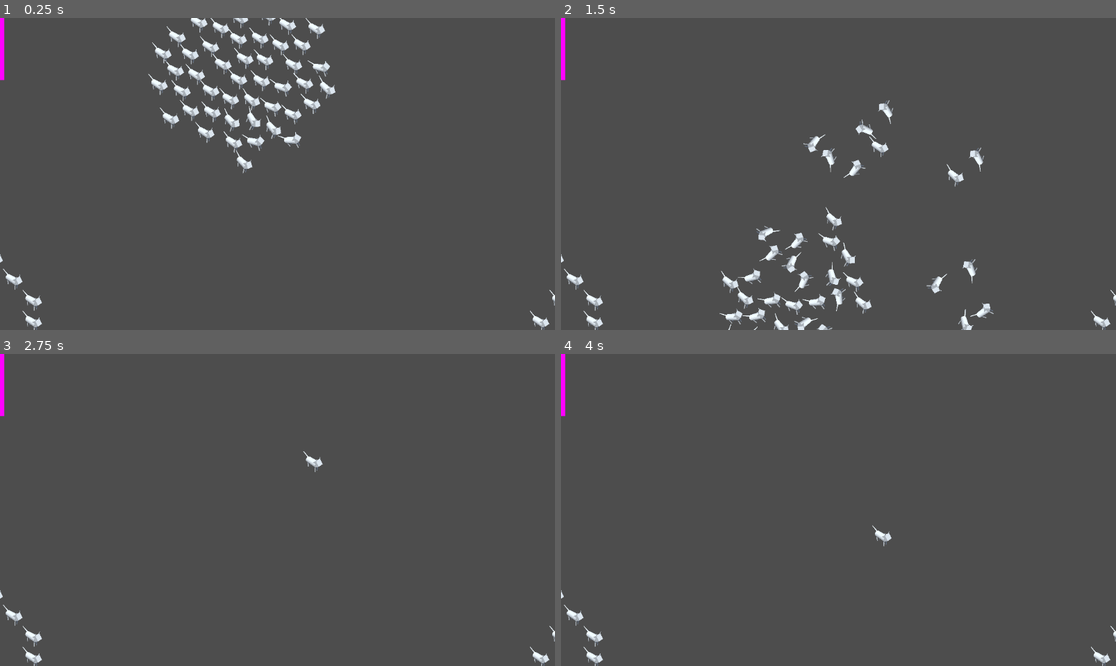
Above: before the commit, frames 1-4 (two rows, left to right).
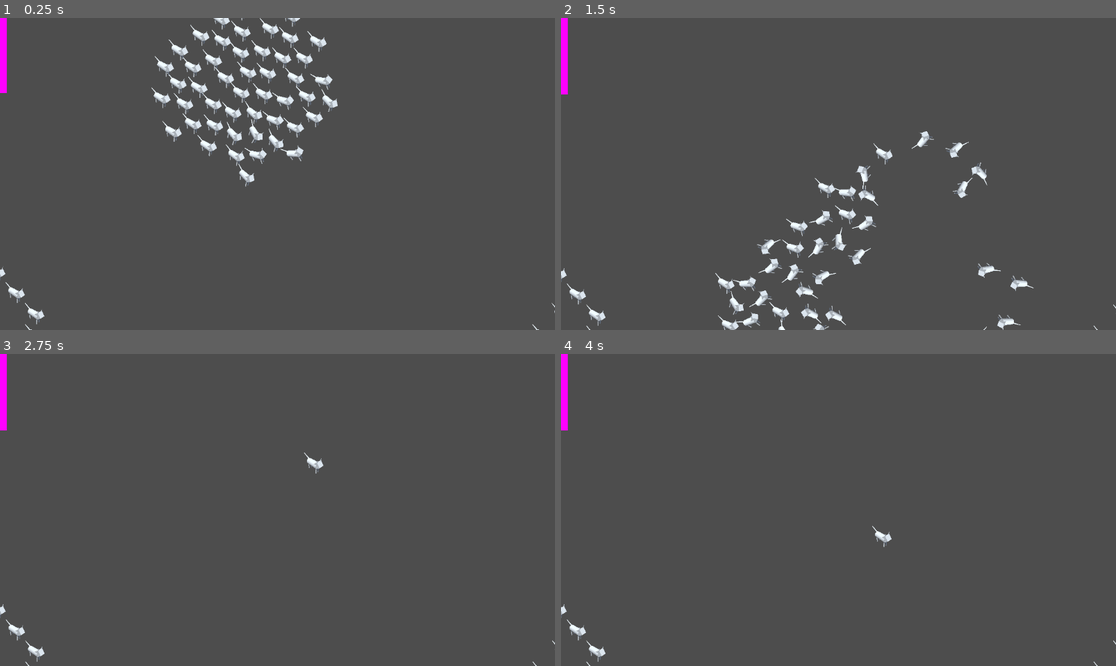
Above: after the commit, the same moments.

Repository: Nova840/LudumDare57
Game: Godot game, scene res://scenes/game.tscn
Two runs of this game, one before a commit and one after it. Both use one fixed random seed, a clock stepped at 60 frames per second and the inputs below.
Inputs (mouse positions are in pixels of both pictures, inside the frame that each line leads up to):
- Up to frame 1 (0.25 s): no input
- Up to frame 2 (1.5 s): move the mouse to (960, 158) at 0.52 s; click (960, 158) at 0.6 s; move the mouse to (727, 189) at 1.27 s; click (727, 189) at 1.35 s
- Up to frame 3 (2.75 s): move the mouse to (333, 441) at 2.02 s; click (333, 441) at 2.1 s
- Up to frame 4 (4 s): move the mouse to (810, 572) at 2.77 s; click (810, 572) at 2.85 s; move the mouse to (1005, 556) at 3.52 s; click (1005, 556) at 3.6 s

The runs differ from the first frame. In frame 1, 7.2% of the frame differs, in the area x 0-100%, y 0-100%; in frame 2, 5.7%; in frame 3, 0.7%; in frame 4, 0.7%.

Commit message:
Fixed Audio Not Looping
also tweaked the movement deadzone

Diff:
--- a/Audio/LDGJ57Layout.tres
+++ b/Audio/LDGJ57Layout.tres
@@ -2,6 +2,7 @@
 
 [sub_resource type="AudioEffectLowPassFilter" id="AudioEffectLowPassFilter_n7sh2"]
 resource_name = "LowPassFilter"
+cutoff_hz = 20500.0
 
 [resource]
 bus/1/name = &"Music Bus"
@@ -11,7 +12,7 @@
 bus/1/volume_db = 0.0
 bus/1/send = &"Master"
 bus/1/effect/0/effect = SubResource("AudioEffectLowPassFilter_n7sh2")
-bus/1/effect/0/enabled = false
+bus/1/effect/0/enabled = true
 bus/2/name = &"Cello"
 bus/2/solo = false
 bus/2/mute = false
--- a/scenes/game.tscn
+++ b/scenes/game.tscn
@@ -44,7 +44,7 @@
 follow = NodePath("../Hand")
 follow_speed = 2.0
 follow_max_speed = 1e+11
-move_deadzone = 200.0
+move_deadzone = 150.0
 
 [node name="TileMapLayer" type="TileMapLayer" parent="."]
 scale = Vector2(0.1, 0.1)
Not shown, changed: Audio/Music/Walking With My Eyes Shut Cello.wav.import
Not shown, changed: Audio/Music/Walking With My Eyes Shut Loop.wav.import
Not shown, changed: Audio/Music/Walking With My Eyes Shut Melody.wav.import
Not shown, changed: Audio/Music/Walking With My Eyes Shut Percussion.wav.import
Not shown, changed: Audio/Music/Walking With My Eyes Shut Synths.wav.import
